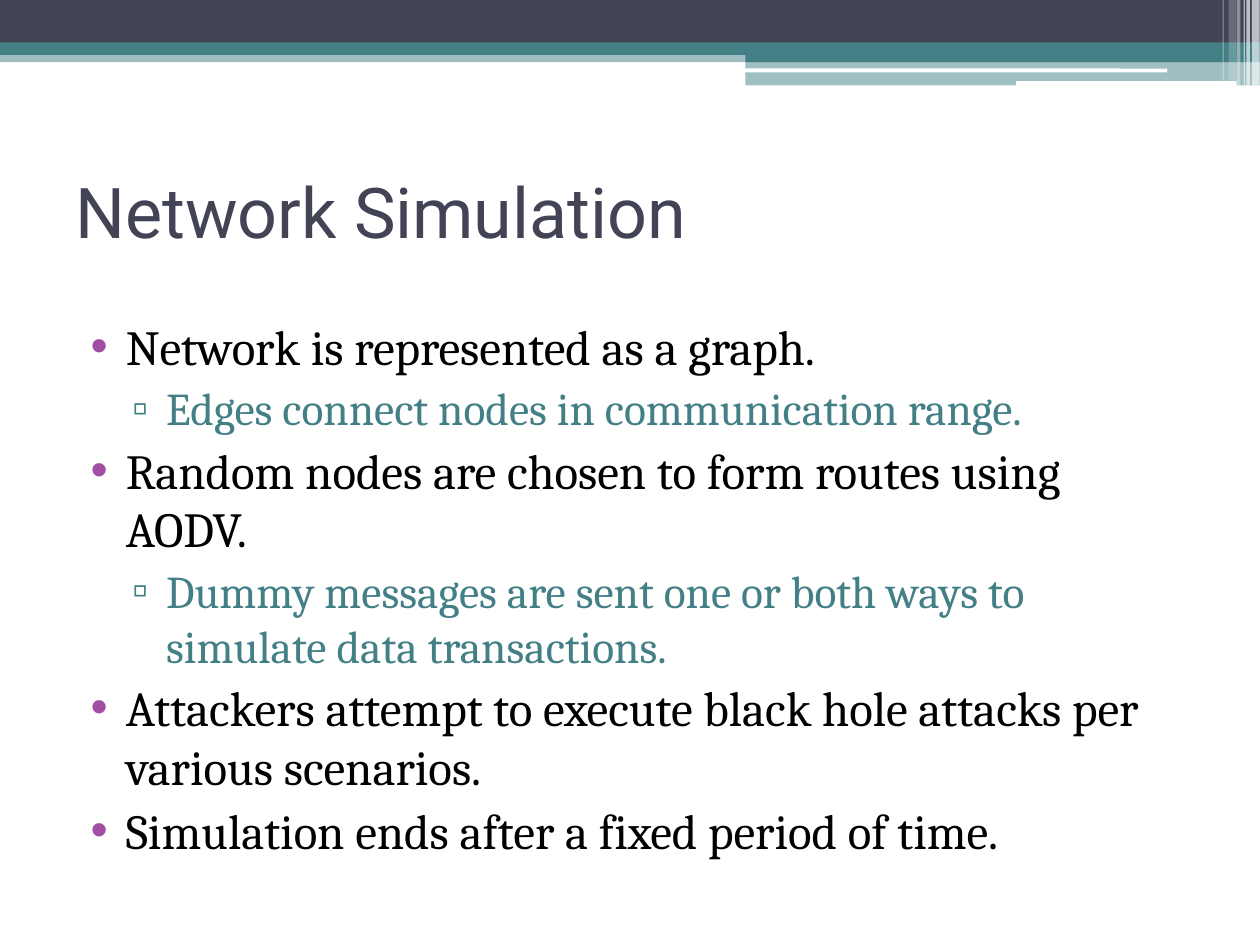
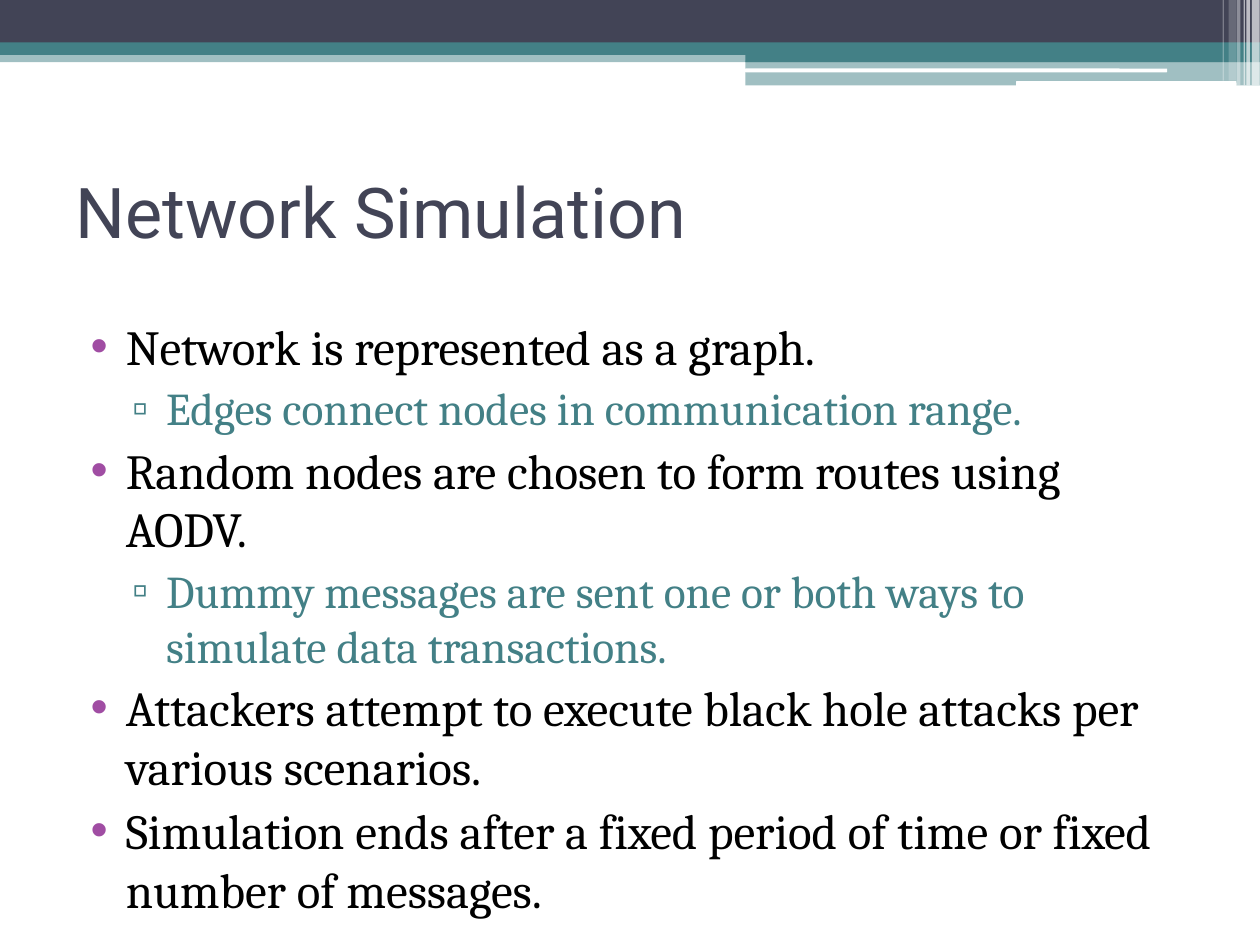
Before and after one commit to gdr34b/netsecproject, a slide deck: slide 18 of final_presentation/final_presentation.pptx. Drawn at 1260x945 pixels with LibreOffice and Linux fonts; fonts in the diff are those of the drawing. Boxes give left, top, right and bottom in pixels: in the first picture for what was removed or moved away, otherwise in the second. Text is boxed around its words. In the diff, an @@ line names an element or a change of style, - is before the commit and + after.

```diff
--- a/final_presentation/final_presentation.pptx
+++ b/final_presentation/final_presentation.pptx
@@ text at box(126, 814, 1152, 919): text changed @@
-• Simulation ends after a fixed period of time.
+• Simulation ends after a fixed period of time or fixed number of messages.
```
Also in this commit, not shown: 4 other slides changed, 2 slides added.
